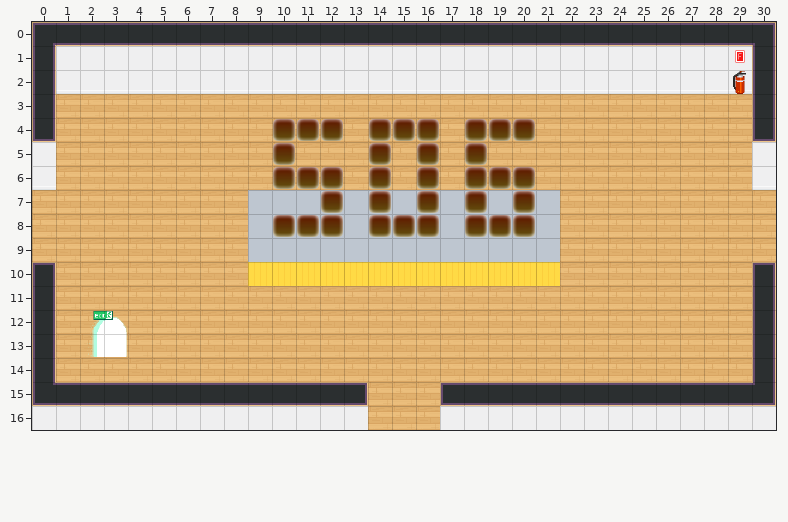
A Tiled map (JSON) gets an edit: dist/map/506.json. This is how it looked before the edit.
Cells are 32x32 px. Shown: x 0..30, y 0..16.
Now the later version:
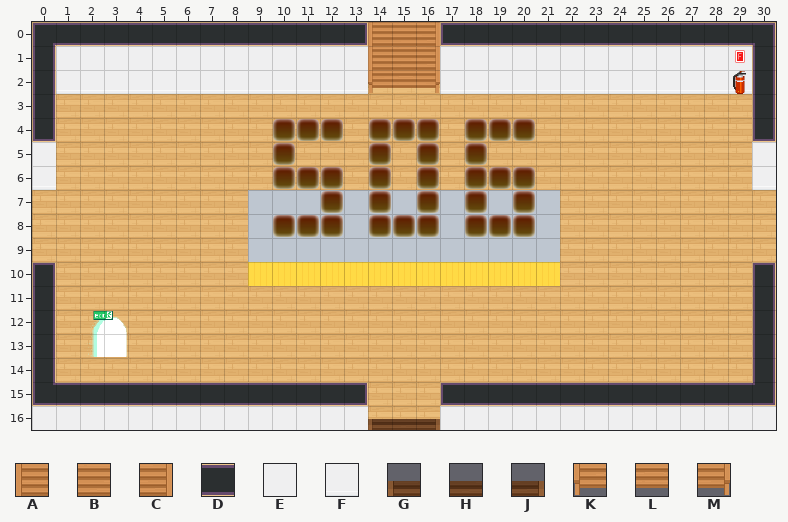
Key: from "tileset5_export": A 35, B 36, C 37, D 56, E 62, F 72, G 84, H 85, J 86, K 97, L 98, M 99.
_ is an empty cell, # one hidden under a higher layer.
Tiles of an added or newly shown layer are drawn over the layers below it.
The exact change:
Layer "block-north" (now hidden):
y 2: x 14..16 ### -> ___
Layer "door-north" (now hidden):
y 0: x 13..17 DDDDD -> _____
y 1: x 14..16 EEE -> ___
y 2: x 14..16 FFF -> ___
Layer "Stairs" (added):
y 0..1: x 14..16 ___ -> ABC
y 2: x 14..16 ___ -> KLM
y 16: x 14..16 ___ -> GHJ
Changed places in both pictures, as pixel boxes (x1, y1, x2, y2):
changed: (365, 22, 443, 94)
added: (368, 419, 440, 430)
